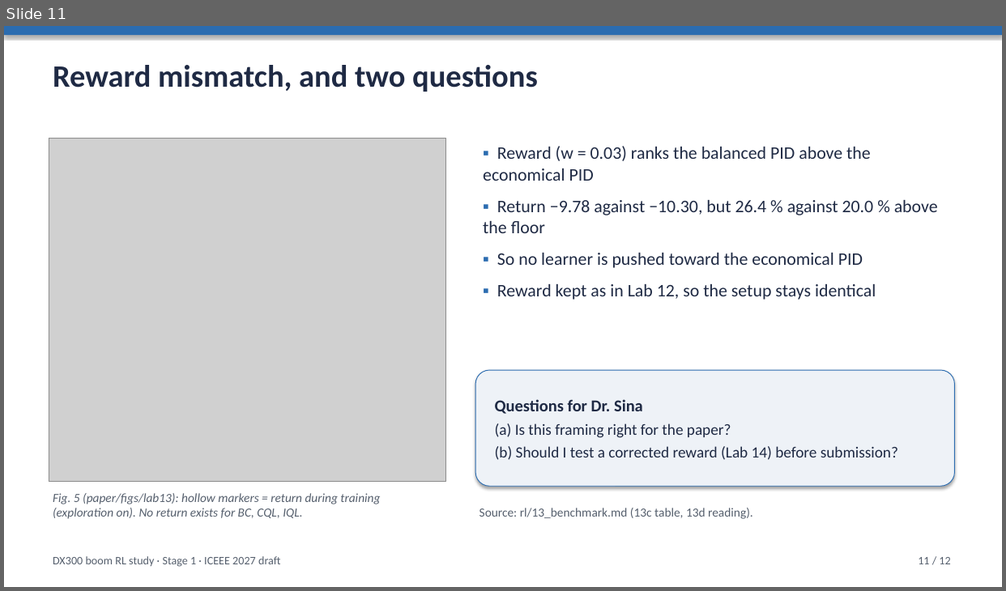
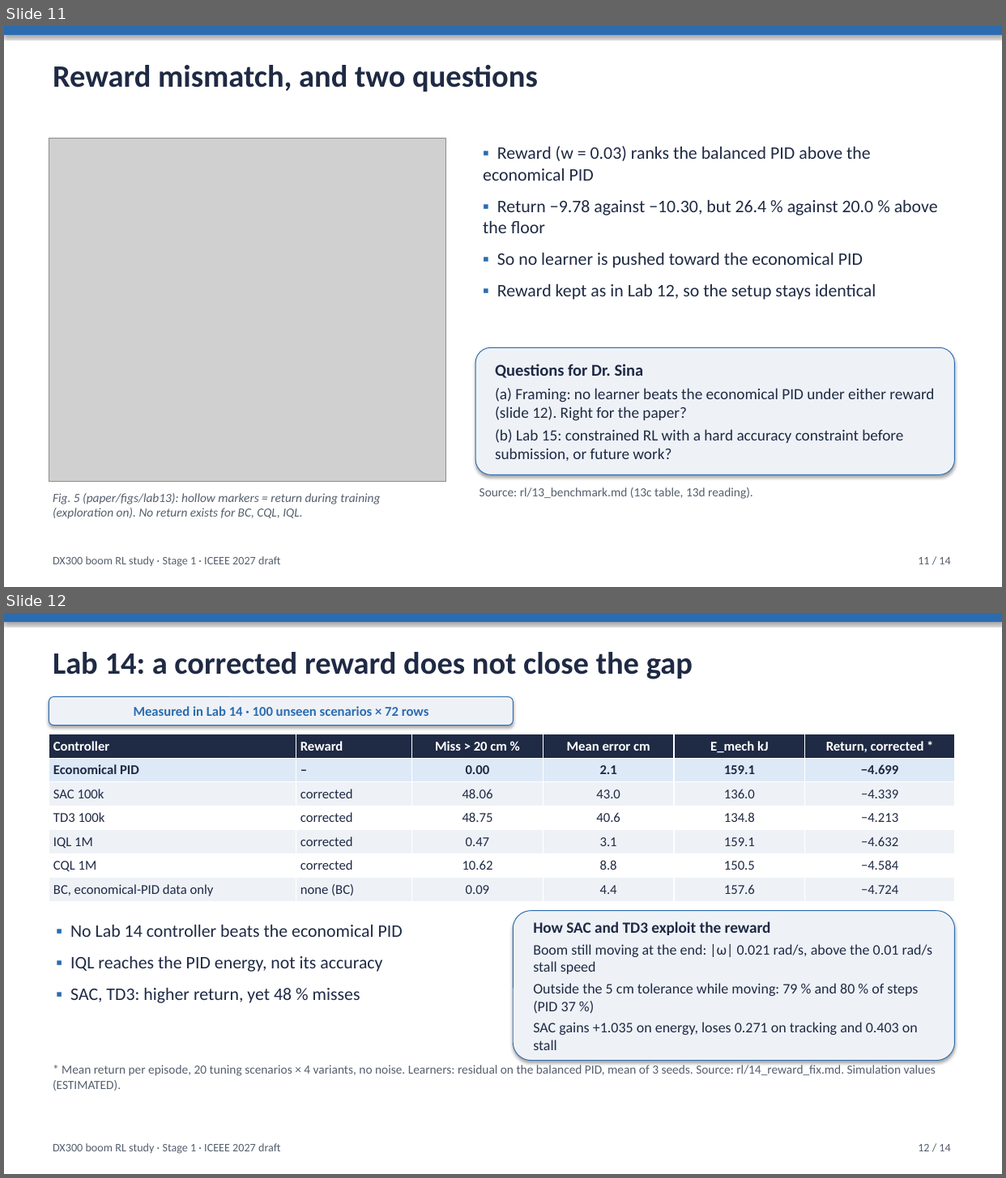
Before and after one commit to Ahmedayyadw/dx300-sim, a slide deck: slides/dx300_sac_methods.pptx. Shown one above the other, each under a label of ours: slide 11 before the commit, slides 11 and 12 after it. The pictures are 1006x591 and 1006x1178 pixels, drawn with LibreOffice and Linux fonts; fonts in the diff are those of the drawing; grey boxes stand for pictures. Boxes give left, top, right and bottom in pixels: in the first picture for what was removed or moved away, otherwise in the second. Text is boxed around its words. In the diff, an @@ line names an element or a change of style, - is before the commit and + after.

```diff
--- a/slides/dx300_sac_methods.pptx
+++ b/slides/dx300_sac_methods.pptx
@@ slide 12 added at [4, 613, 1002, 1174], background #FFFFFF @@
@@ rectangle added at [4, 613, 1002, 622], fill #2B6CB0 @@
@@ text added at [53, 652, 692, 679], 30 pt, text #1F2A44, bold @@
+Lab 14: a corrected reward does not close the gap
@@ rounded rectangle added at [49, 697, 513, 726], fill #EEF2F7, outline #2B6CB0 0.75 pt, 13 pt, text #2B6CB0, bold @@
+Measured in Lab 14 · 100 unseen scenarios × 72 rows
@@ table added at [49, 735, 955, 902], 7 rows, 6 columns @@
+Controller | Reward | Miss > 20 cm % | Mean error cm | E_mech kJ | Return, corrected *
+Economical PID | – | 0.00 | 2.1 | 159.1 | −4.699
+SAC 100k | corrected | 48.06 | 43.0 | 136.0 | −4.339
+TD3 100k | corrected | 48.75 | 40.6 | 134.8 | −4.213
+IQL 1M | corrected | 0.47 | 3.1 | 159.1 | −4.632
+CQL 1M | corrected | 10.62 | 8.8 | 150.5 | −4.584
+BC, economical-PID data only | none (BC) | 0.09 | 4.4 | 157.6 | −4.724
@@ text added at [70, 925, 403, 1003], 17 pt, text #1F2A44 @@
+▪ No Lab 14 controller beats the economical PID
+▪ IQL reaches the PID energy, not its accuracy
+▪ SAC, TD3: higher return, yet 48 % misses
@@ rounded rectangle added at [513, 911, 955, 1061], fill #EEF2F7, outline #2B6CB0 0.75 pt, 14 pt, text #1F2A44 @@
+How SAC and TD3 exploit the reward
+Boom still moving at the end: |ω| 0.021 rad/s, above the 0.01 rad/s stall speed
+Outside the 5 cm tolerance while moving: 79 % and 80 % of steps (PID 37 %)
+SAC gains +1.035 on energy, loses 0.271 on tracking and 0.403 on stall
@@ text added at [53, 1063, 936, 1091], 12 pt, text #555F6D @@
+* Mean return per episode, 20 tuning scenarios × 4 variants, no noise. Learners: residual on the balanced PID, mean of 3 seeds. Source: rl/14_reward_fix.md. Simulation values (ESTIMATED).
@@ text added at [53, 1144, 280, 1154], 11 pt, text #555F6D @@
+DX300 boom RL study · Stage 1 · ICEEE 2027 draft
@@ text added at [918, 1144, 950, 1152], 11 pt, text #555F6D @@
+12 / 14
@@ slide 11 changed as well @@
@@ rounded rectangle "Questions for Dr. Sina": place and size @@
-rounded rectangle "Questions for Dr. Sina" at [475, 370, 955, 486]
+rounded rectangle "Questions for Dr. Sina" at [475, 348, 955, 476]
@@ text in rounded rectangle at [495, 388, 934, 461]: text changed @@
-(a) Is this framing right for the paper?
-(b) Should I test a corrected reward (Lab 14) before submission?
+(a) Framing: no learner beats the economical PID under either reward (slide 12). Right for the paper?
+(b) Lab 15: constrained RL with a hard accuracy constraint before submission, or future work?
@@ text "Source: rl/13_benchmark.md (13c table, 13d ...": place and size @@
-text "Source: rl/13_benchmark.md (13c table, 13d ..." at [479, 508, 753, 519]
+text "Source: rl/13_benchmark.md (13c table, 13d ..." at [479, 488, 753, 499]
@@ text at [918, 557, 950, 565]: text changed @@
-11 / 12
+11 / 14
```
Also in this commit, not shown: 11 other slides changed, 1 other slide added, 2 other files.
